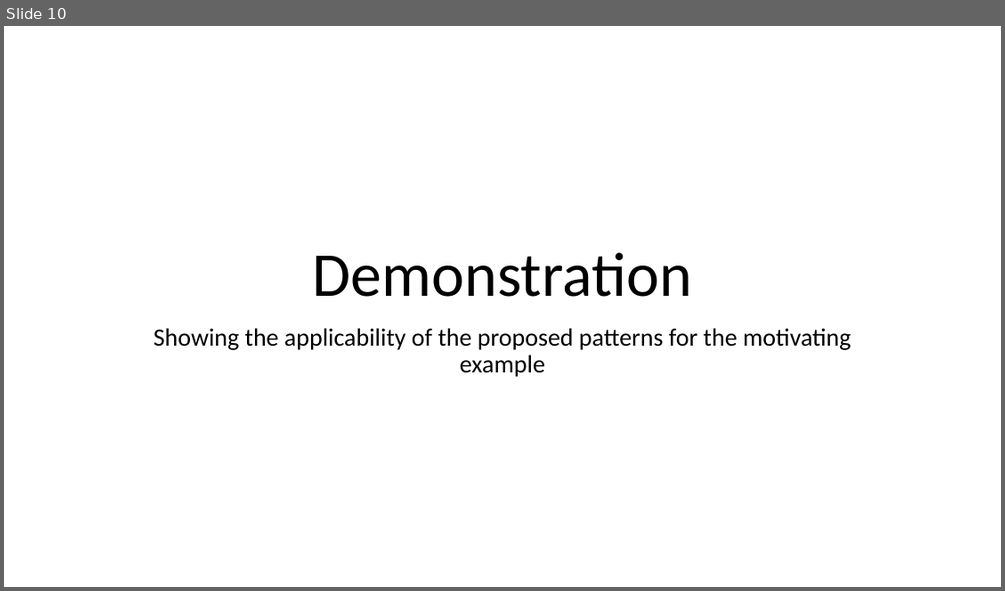
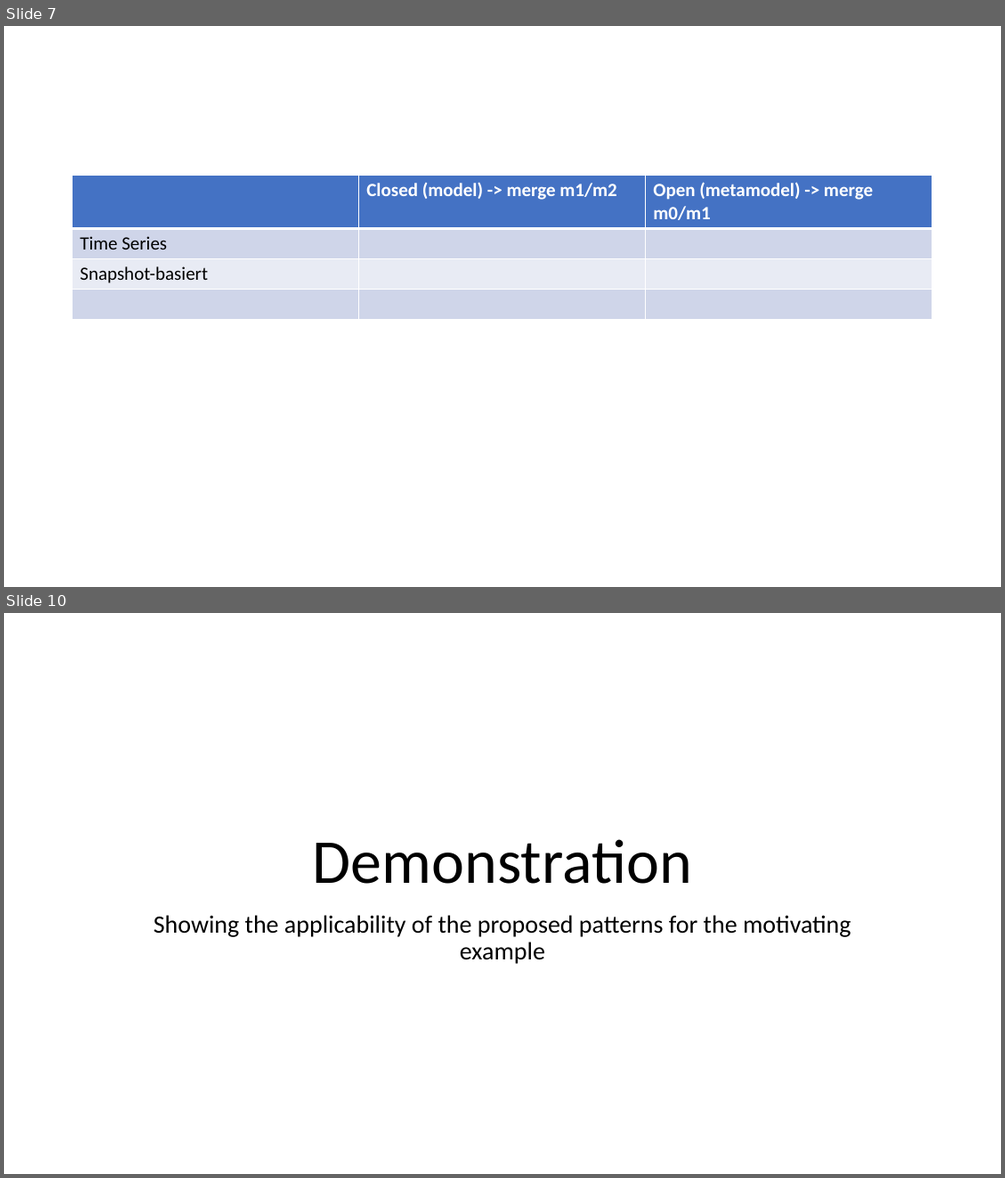
Before and after one commit to cdl-mint/at-journal, a slide deck: figures/2022_AT_Figures.pptx. Shown one above the other, each under a label of ours: slide 10 before the commit, slides 7 and 10 after it; the slides between them are not shown. The pictures are 1005x591 and 1005x1178 pixels, drawn with LibreOffice and Linux fonts; fonts in the diff are those of the drawing. Boxes give left, top, right and bottom in pixels: in the first picture for what was removed or moved away, otherwise in the second. Text is boxed around its words. In the diff, an @@ line names an element or a change of style, - is before the commit and + after.

```diff
--- a/figures/2022_AT_Figures.pptx
+++ b/figures/2022_AT_Figures.pptx
@@ slide 7 added at (4, 26, 1001, 587), background #FFFFFF @@
@@ table added at (73, 176, 932, 319), 4 rows, 3 columns @@
+ | Closed (model) -> merge m1/m2 | Open (metamodel) -> merge m0/m1
+Time Series |  | 
+Snapshot-basiert |  | 
+ |  | 
```
Also in this commit, not shown: 4 slides changed, 8 other slides added, 3 slides removed, 5 other files.
